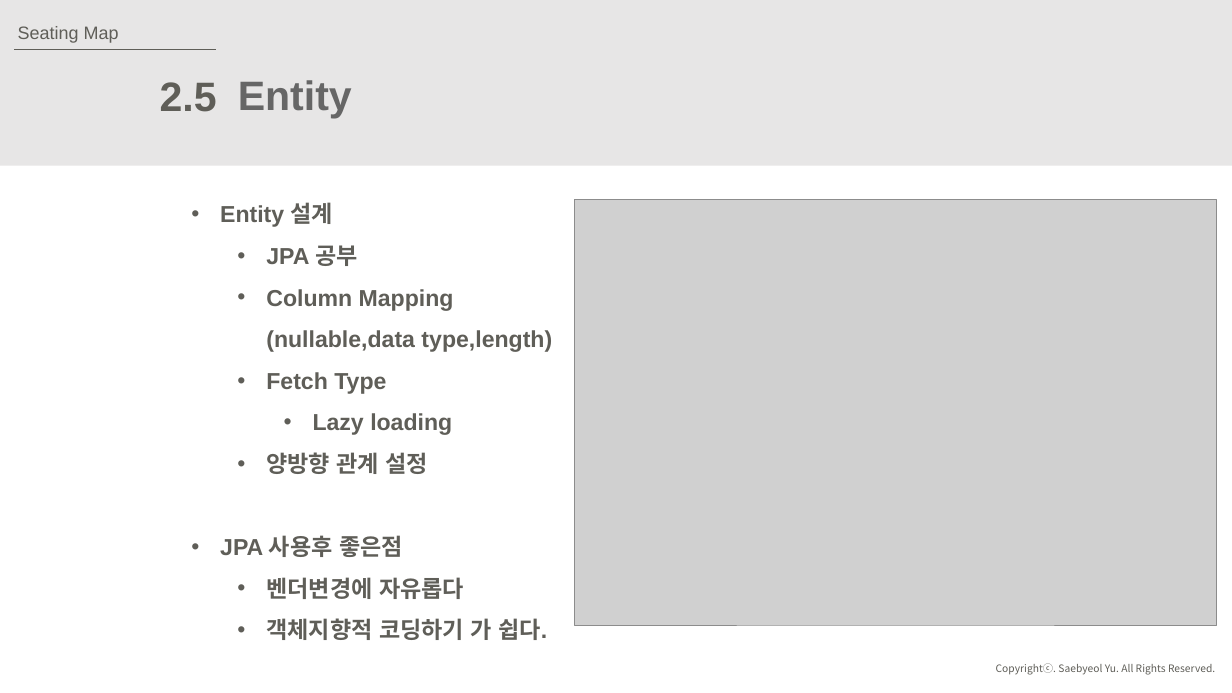
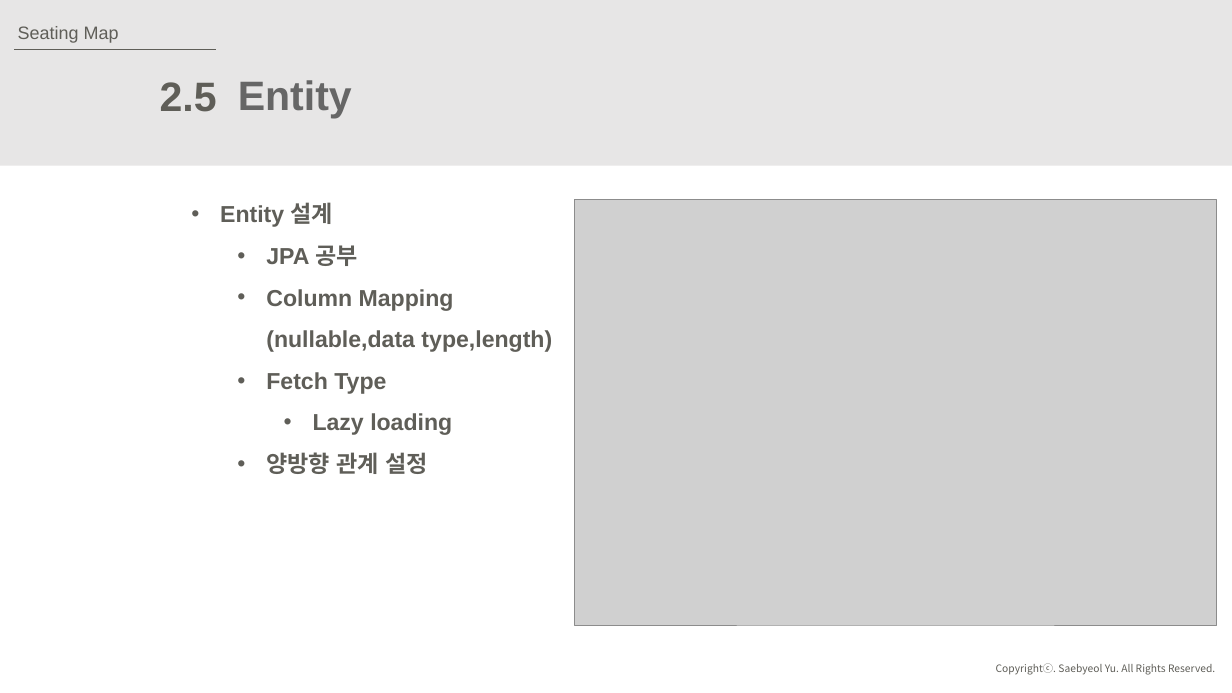
Before and after one commit to JuJinPark/interproject-process, a slide deck: slide 12 of 발표/internProject(20191015).pptx. Drawn at 1232x693 pixels with LibreOffice and Linux fonts; fonts in the diff are those of the drawing; grey boxes stand for pictures. Boxes give left, top, right and bottom in pixels: in the first picture for what was removed or moved away, otherwise in the second. Text is boxed around its words. In the diff, an @@ line names an element or a change of style, - is before the commit and + after.

```diff
--- a/발표/internProject(20191015).pptx
+++ b/발표/internProject(20191015).pptx
@@ text at (220,535,547,640): paragraphs removed @@
-• JPA 사용후 좋은점
-  • 벤더변경에 자유롭다
-  • 객체지향적 코딩하기 가 쉽다.
```
Also in this commit, not shown: 3 other slides changed.
